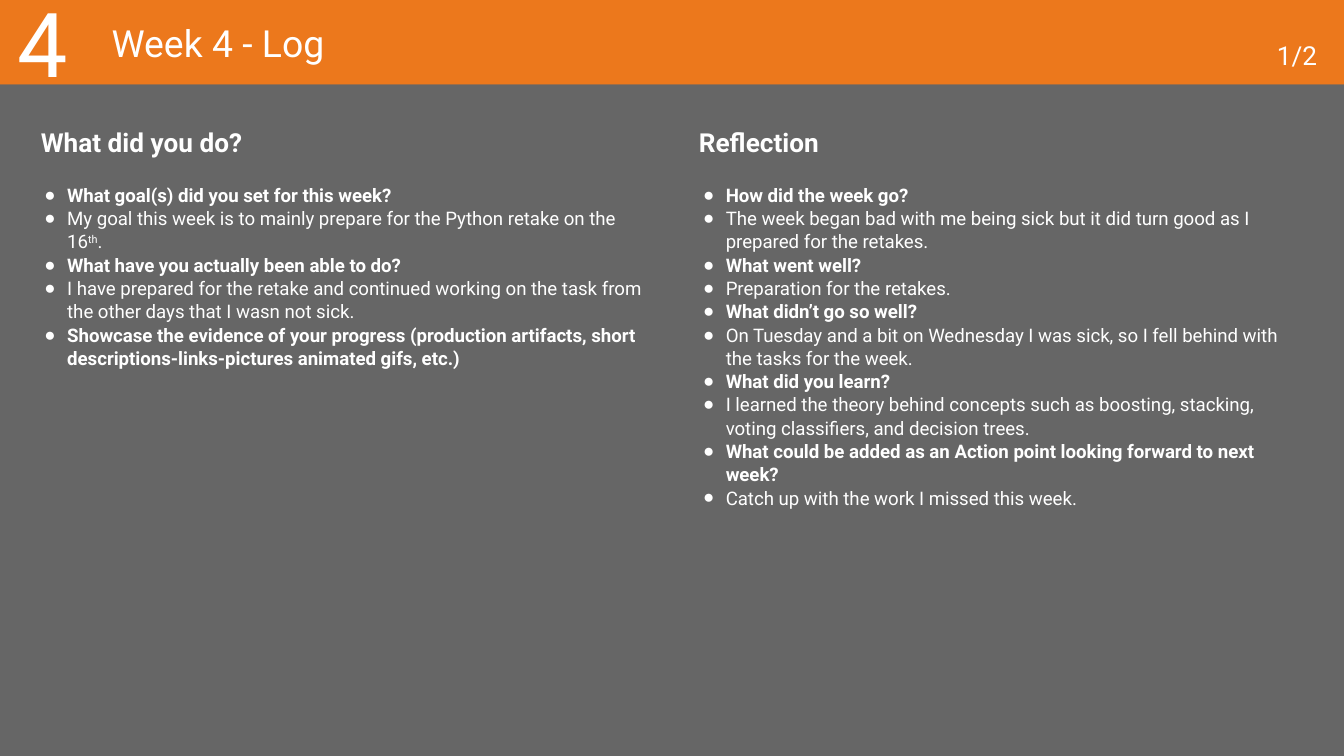
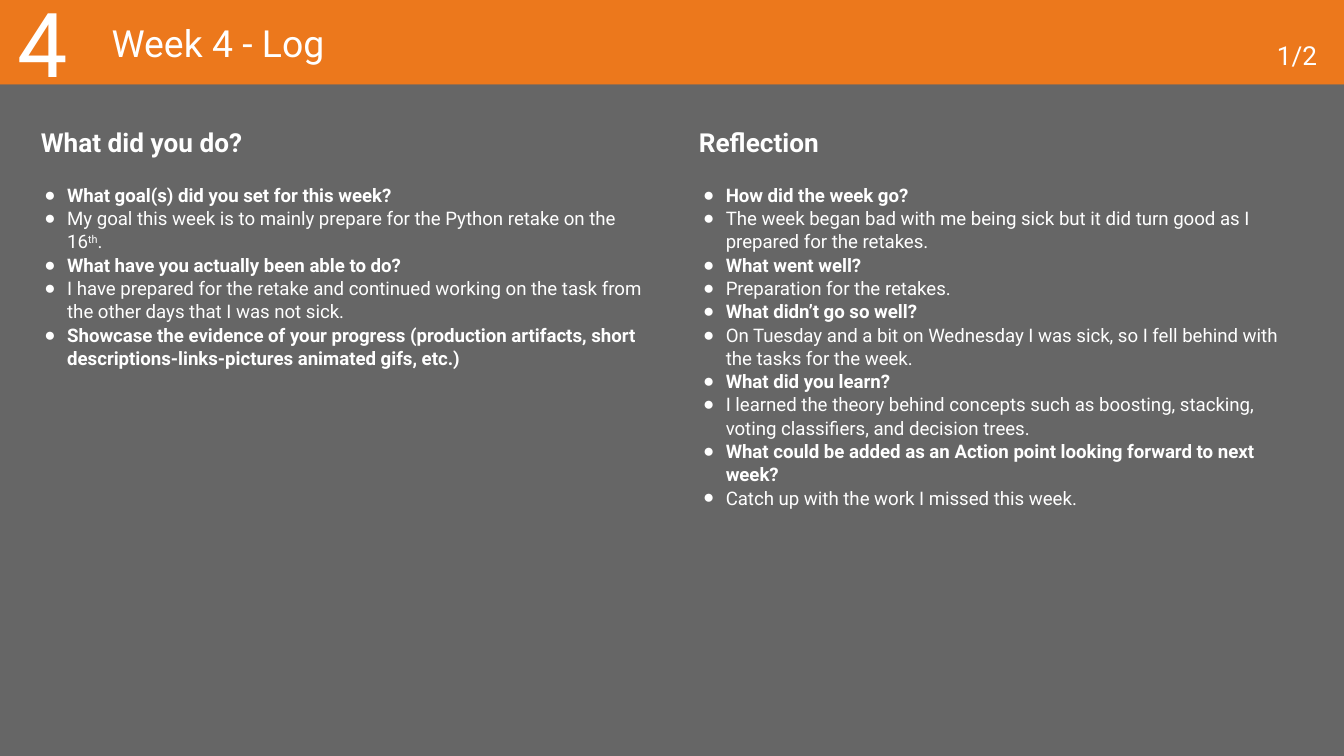
Before and after one commit to MaksBurchard240894/HFG7, a slide deck: slide 15 of Deliverables/Learning Log - Y1B-2024-25_ADSAI.pptx. Drawn at 1344x756 pixels with LibreOffice and Linux fonts; fonts in the diff are those of the drawing. Boxes give left, top, right and bottom in pixels: in the first picture for what was removed or moved away, otherwise in the second. Text is boxed around its words. In the diff, an @@ line names an element or a change of style, - is before the commit and + after.

```diff
--- a/Deliverables/Learning Log - Y1B-2024-25_ADSAI.pptx
+++ b/Deliverables/Learning Log - Y1B-2024-25_ADSAI.pptx
@@ text at [67,281,642,322]: text changed @@
-● I have prepared for the retake and continued working on the task from the other days that I wasn not sick.
+● I have prepared for the retake and continued working on the task from the other days that I was not sick.
```
Also in this commit, not shown: 6 other slides changed, 9 other files.
